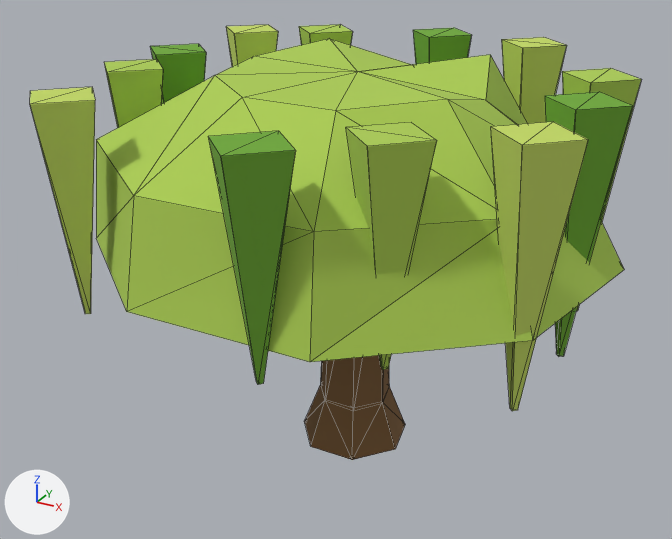
Two versions of the glTF model game/assets/models/nature/tree_willow_4.glb, one commit apart.
One viewpoint serves both versions: a 50 mm lens placed at (4.72, -9.07, 6.63), pointed at (-0.19, -0.14, 2.17). Lighting does not change. The marker at lower left points along +X, +Y and +Z. The older version comes first. Mesh edges are drawn as thin lines. Objects named as collision shapes, trigger or cutter boxes, shadow casters or lower levels of detail are left out. Where no turn or scale is listed for an object, it has been applied to the vertices. Vertices at exactly the same position are counted once.

The first picture shows 'tree_willow_4'.
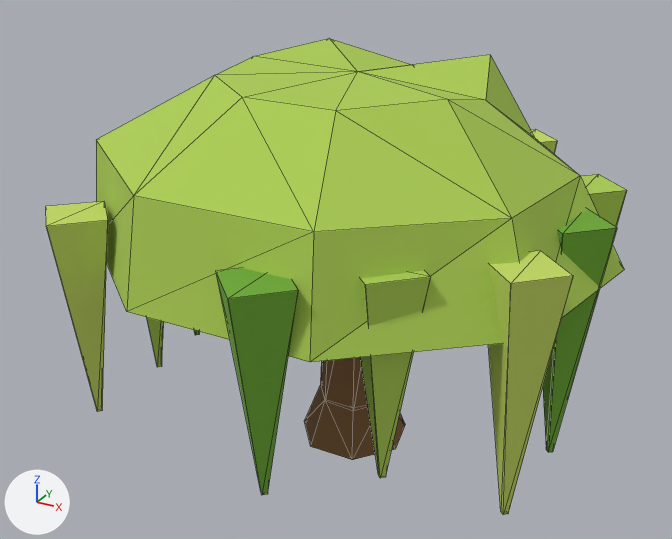
Diff of the bpy script that builds the scene:
```diff
--- a/game/assets/models/nature/tree_willow_4.glb.py
+++ b/game/assets/models/nature/tree_willow_4.glb.py
@@ me_tree_willow_4 @@
 me_tree_willow_4.from_pydata(...)  # 152 vertices, 237 faces; spans x -3.05..3.0, y -3.31..3.3, z -0.1..4.59
 # used by ob_tree_willow_4; location = (0.0, 0.0, 0.0)
+# me_tree_willow_4 part 1: the loose piece of 8 vertices spanning x -2.16..-1.31, y 1.93..2.79, z 1.93..4.51 is moved by (0.0, 0.0, -1.24)
+# me_tree_willow_4 part 2: the loose piece of 8 vertices spanning x 1.94..2.8, y 0.72..1.58, z 1.68..4.51 is moved by (0.0, 0.0, -1.24)
+# me_tree_willow_4 part 3: the loose piece of 8 vertices spanning x -2.83..-1.98, y -1.31..-0.46, z 1.86..4.51 is moved by (0.0, 0.0, -1.24)
+# me_tree_willow_4 part 4: the loose piece of 8 vertices spanning x 0.97..1.83, y -2.51..-1.65, z 2.23..4.51 is moved by (0.0, 0.0, -1.24)
+# me_tree_willow_4 part 5: the loose piece of 8 vertices spanning x -0.65..0.21, y 2.44..3.3, z 1.4..4.51 is moved by (0.0, 0.0, -1.24)
+# me_tree_willow_4 part 6: the loose piece of 8 vertices spanning x 2.12..2.98, y -0.5..0.35, z 1.7..4.51 is moved by (0.0, 0.0, -1.24)
+# me_tree_willow_4 part 7: the loose piece of 8 vertices spanning x -3.01..-2.15, y -0.27..0.59, z 1.8..4.51 is moved by (0.0, 0.0, -1.24)
+# me_tree_willow_4 part 8: the loose piece of 8 vertices spanning x 0.09..0.95, y -3.31..-2.46, z 2.23..4.51 is moved by (0.0, 0.0, -1.24)
+# me_tree_willow_4 part 9: the loose piece of 8 vertices spanning x 0.68..1.53, y 2.31..3.16, z 1.55..4.51 is moved by (0.0, 0.0, -1.24)
+# me_tree_willow_4 part 10: the loose piece of 8 vertices spanning x -3.05..-2.19, y 1.43..2.29, z 1.6..4.51 is moved by (0.0, 0.0, -1.24)
+# me_tree_willow_4 part 11: the loose piece of 8 vertices spanning x -2.48..-1.63, y -2.79..-1.94, z 2.11..4.51 is moved by (0.0, 0.0, -1.24)
+# me_tree_willow_4 part 12: the loose piece of 8 vertices spanning x 2.07..2.92, y -1.88..-1.02, z 1.76..4.51 is moved by (0.0, 0.0, -1.24)
 me_tree_willow_4.materials.append(mat_m_7e5d3a)
```

What differs and where, as boxes [x1, y1, x2, y2] in the pictures (672 x 539 px; the box of a moved part takes in the faces that stretch with it):
'tree_willow_4', reshaped (9% taller)
    before: [30, 24, 641, 460]
    after: [46, 38, 627, 515]
part 1 of me_tree_willow_4, moved or reshaped (not visible afterwards)
    before: [299, 24, 353, 45]
part 2 of me_tree_willow_4, moved or reshaped
    before: [562, 68, 641, 311]
    after: [581, 174, 627, 227]
part 3 of me_tree_willow_4, moved or reshaped
    before: [104, 59, 163, 128]
    after: [147, 317, 164, 367]
part 4 of me_tree_willow_4, moved or reshaped
    before: [346, 123, 437, 370]
    after: [360, 270, 430, 478]
part 5 of me_tree_willow_4, moved or reshaped (not visible afterwards)
    before: [413, 28, 472, 64]
part 6 of me_tree_willow_4, moved or reshaped
    before: [545, 92, 633, 357]
    after: [543, 209, 617, 452]
part 7 of me_tree_willow_4, moved or reshaped
    before: [150, 44, 206, 104]
    after: [194, 330, 199, 335]
part 8 of me_tree_willow_4, moved or reshaped
    before: [208, 131, 295, 384]
    after: [216, 268, 298, 495]
part 9 of me_tree_willow_4, moved or reshaped
    before: [502, 37, 567, 124]
    after: [531, 129, 557, 153]
part 10 of me_tree_willow_4, moved or reshaped (not visible afterwards)
    before: [226, 25, 278, 67]
part 11 of me_tree_willow_4, moved or reshaped
    before: [30, 87, 95, 314]
    after: [46, 201, 108, 412]
part 12 of me_tree_willow_4, moved or reshaped
    before: [491, 122, 588, 411]
    after: [488, 251, 573, 515]
